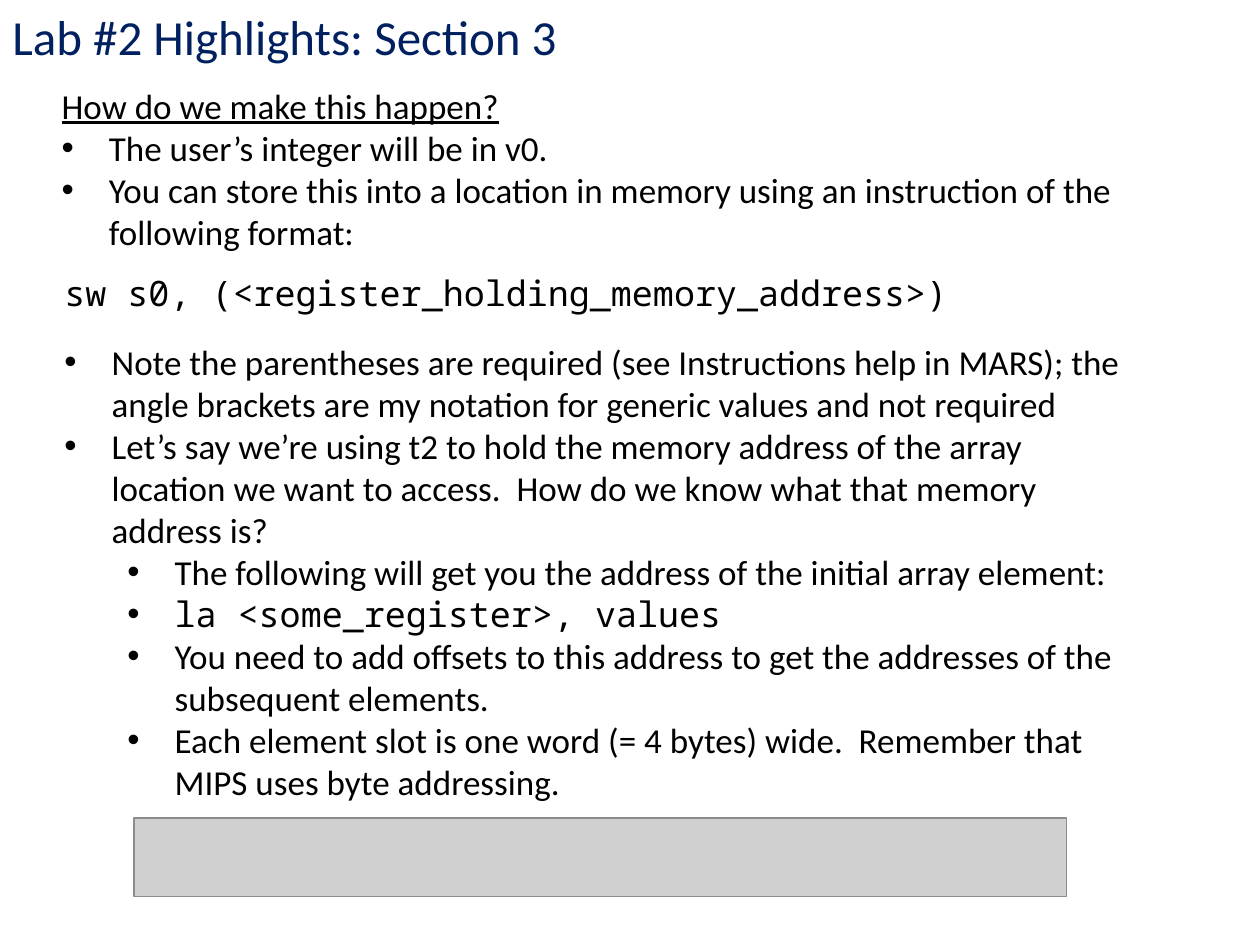
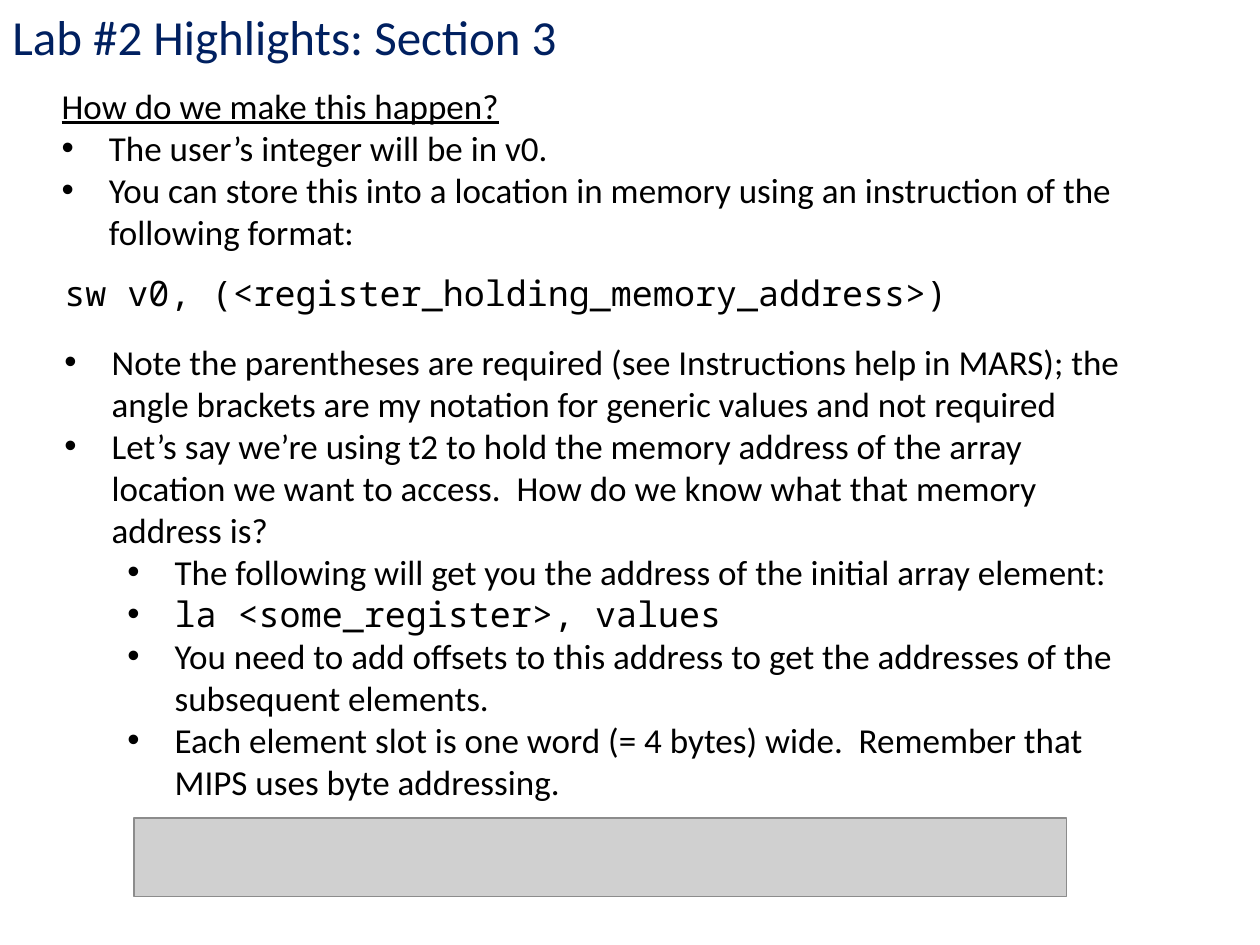
Before and after one commit to kc13/CS447JB, a slide deck: slide 8 of cs447jb_rec2_jan26_and_29.pptx. Drawn at 1260x945 pixels with LibreOffice and Linux fonts; fonts in the diff are those of the drawing; grey boxes stand for pictures. Boxes give left, top, right and bottom in pixels: in the first picture for what was removed or moved away, otherwise in the second. Text is boxed around its words. In the diff, an @@ line names an element or a change of style, - is before the commit and + after.

Commit message:
Lab #2 slides, with updates and corrections

```diff
--- a/cs447jb_rec2_jan26_and_29.pptx
+++ b/cs447jb_rec2_jan26_and_29.pptx
@@ text at <box>64,279,948,315</box>: text changed @@
-sw s0, (<register_holding_memory_address>)
+sw v0, (<register_holding_memory_address>)
```
